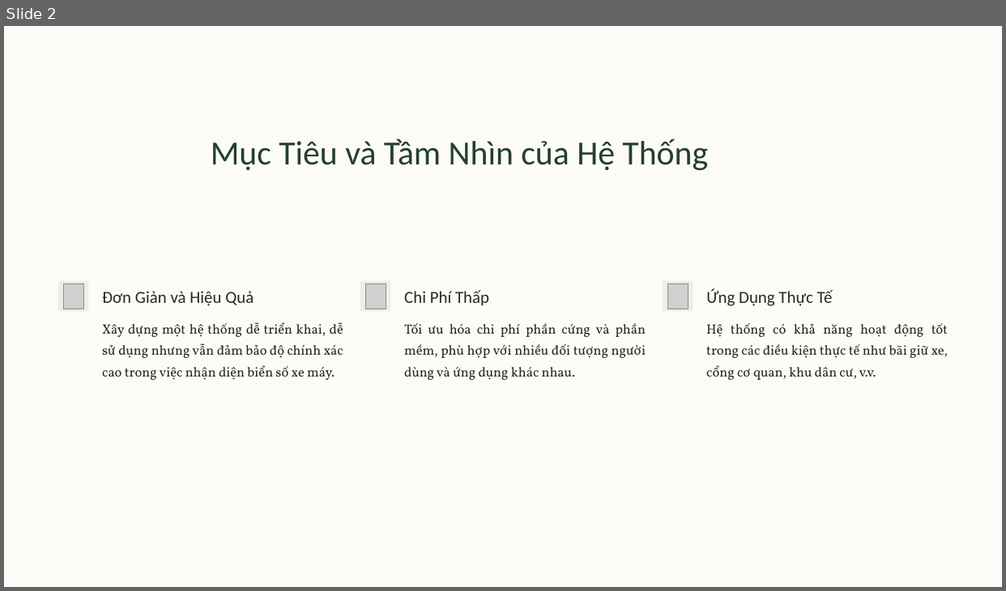
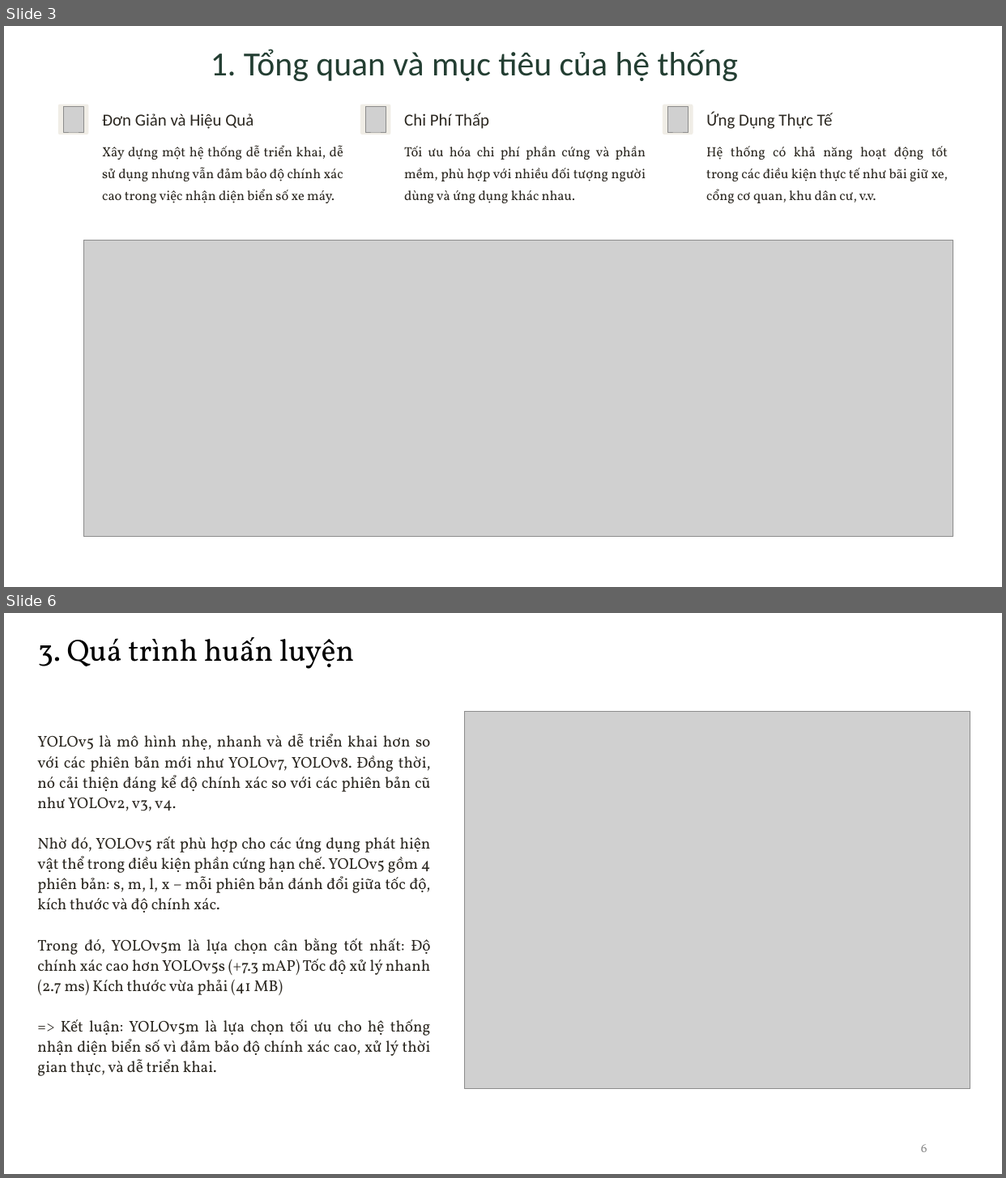
Before and after one commit to MinhTris21/ESP32CAM-FLASK, a slide deck: 21200363 - Nguyễn Minh Trí - THUYẾT TRÌNH.pptx. Shown one above the other, each under a label of ours: slide 2 before the commit, slides 3 and 6 after it; the slides between them are not shown. The pictures are 1006x591 and 1006x1178 pixels, drawn with LibreOffice and Linux fonts; fonts in the diff are those of the drawing; grey boxes stand for pictures. Boxes give left, top, right and bottom in pixels: in the first picture for what was removed or moved away, otherwise in the second. Text is boxed around its words. In the diff, an @@ line names an element or a change of style, - is before the commit and + after.

```diff
--- a/21200363 - Nguyễn Minh Trí - THUYẾT TRÌNH.pptx
+++ b/21200363 - Nguyễn Minh Trí - THUYẾT TRÌNH.pptx
@@ slide 6 added at [4, 613, 1002, 1174], background #FFFFFF @@
@@ text added at [38, 636, 354, 669], 35.5 pt, text #000000 @@
+3. Quá trình huấn luyện
@@ text added at [37, 734, 431, 1076], 18 pt, text #2C2821 @@
+YOLOv5 là mô hình nhẹ, nhanh và dễ triển khai hơn so với các phiên bản mới như YOLOv7, YOLOv8. Đồng thời, nó cải thiện đáng kể độ chính xác so với các phiên bản cũ như YOLOv2, v3, v4.
+Nhờ đó, YOLOv5 rất phù hợp cho các ứng dụng phát hiện vật thể trong điều kiện phần cứng hạn chế. YOLOv5 gồm 4 phiên bản: s, m, l, x – mỗi phiên bản đánh đổi giữa tốc độ, kích thước và độ chính xác.
+Trong đó, YOLOv5m là lựa chọn cân bằng tốt nhất: Độ chính xác cao hơn YOLOv5s (+7.3 mAP) Tốc độ xử lý nhanh (2.7 ms) Kích thước vừa phải (41 MB)
+=> Kết luận: YOLOv5m là lựa chọn tối ưu cho hệ thống nhận diện biển số vì đảm bảo độ chính xác cao, xử lý thời gian thực, và dễ triển khai.
@@ picture added at [464, 711, 970, 1089] @@
@@ page number added at [921, 1144, 927, 1152], 14.4 pt, text #8C8C8C @@
+6
@@ what was slide 2 is now slide 3 @@
@@ slide 3 changed as well @@
@@ rectangle removed at [4, 26, 1002, 587] @@
@@ text at [211, 49, 738, 81]: text changed @@
-Mục Tiêu và Tầm Nhìn của Hệ Thống
+1. Tổng quan và mục tiêu của hệ thống
@@ 6 texts, 3 pictures, 3 rounded rectangles: place and size @@
-6 texts, 3 pictures, 3 rounded rectangles at [58, 281, 948, 380]
+6 texts, 3 pictures, 3 rounded rectangles at [58, 104, 948, 203]
@@ picture added at [83, 241, 953, 537] @@
```
Also in this commit, not shown: 8 other slides changed, 4 other slides added, 3 slides removed.
